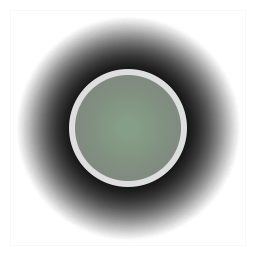
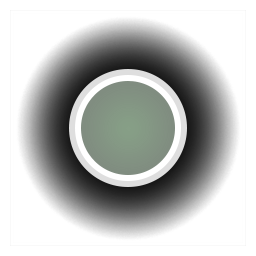
Layer changes from the first (256, 256) image to the second:
painted on "Layer 1" over [75, 75, 181, 181]
painted on "Layer 4" over [75, 75, 181, 181]
